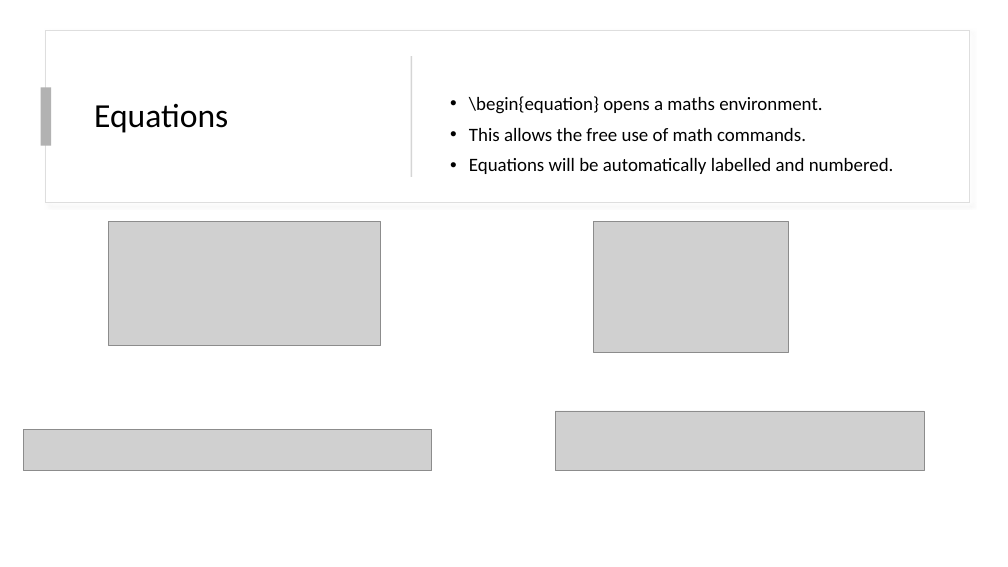
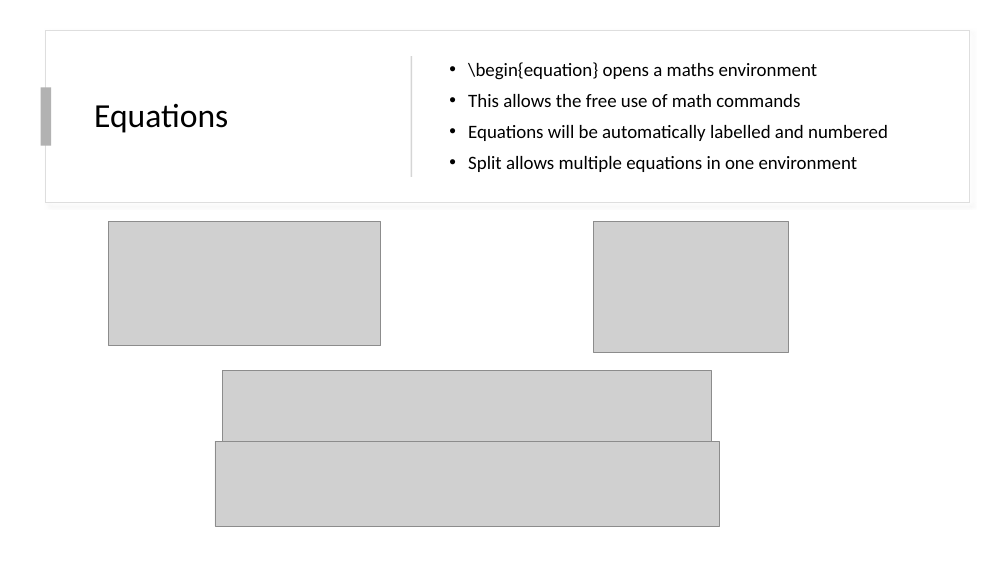
Before and after one commit to ocunningham08/LaTeX-Workshop, a slide deck: slide 17 of Workshop.pptx (slide 18 before the commit). Drawn at 1008x567 pixels with LibreOffice and Linux fonts; fonts in the diff are those of the drawing; grey boxes stand for pictures. Boxes give left, top, right and bottom in pixels: in the first picture for what was removed or moved away, otherwise in the second. Text is boxed around its words. In the diff, an @@ line names an element or a change of style, - is before the commit and + after.

```diff
--- a/Workshop.pptx
+++ b/Workshop.pptx
@@ text at (x1=468, y1=62, x2=888, y2=172): text changed @@
-• \begin{equation} opens a maths environment.
-• This allows the free use of math commands.
-• Equations will be automatically labelled and numbered.
+• \begin{equation} opens a maths environment
+• This allows the free use of math commands
+• Equations will be automatically labelled and numbered
+• Split allows multiple equations in one environment
@@ picture added at (x1=223, y1=371, x2=712, y2=442) @@
@@ picture removed at (x1=556, y1=411, x2=925, y2=471) @@
@@ picture removed at (x1=23, y1=430, x2=433, y2=471) @@
@@ picture added at (x1=215, y1=442, x2=719, y2=526) @@
```
Also in this commit, not shown: 21 other slides changed, 6 slides removed, 1 other file.
